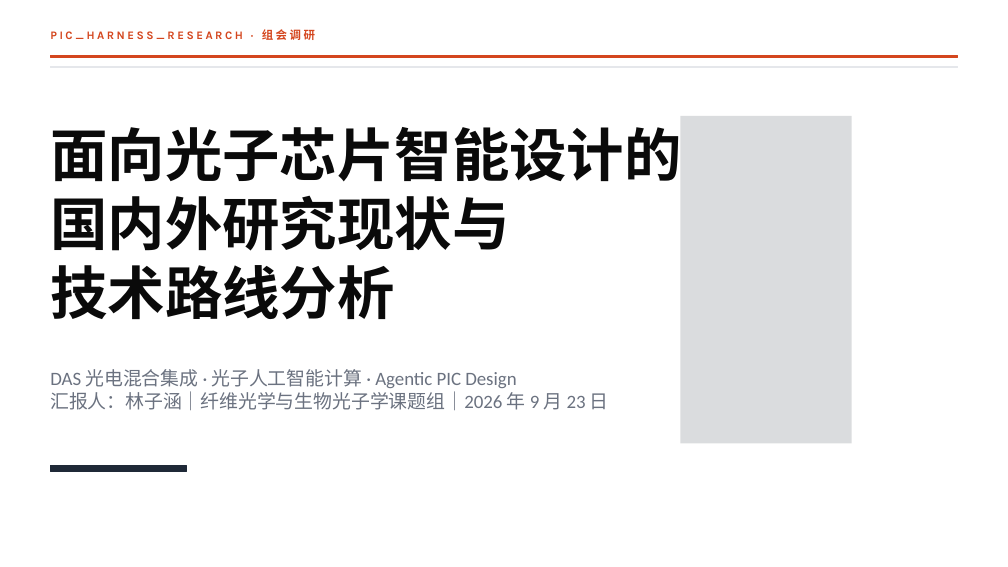
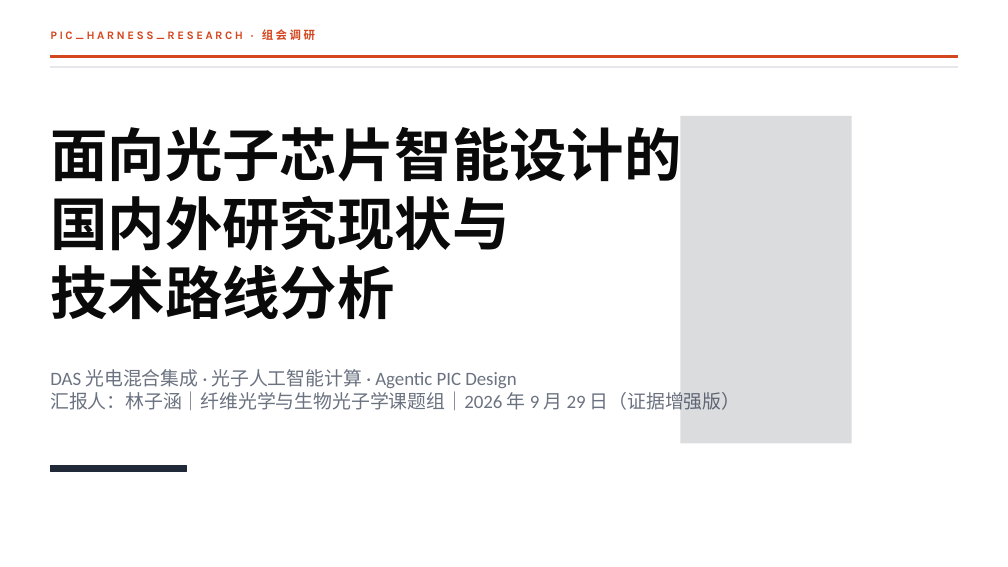
Before and after one commit to LlewynDavis/PIC_Harness_Research, a slide deck: slide 1 of presentations/task-010-group-meeting-rebuild/PIC_Harness_Research_首次组会调研_20页.pptx. Drawn at 1008x567 pixels with LibreOffice and Linux fonts; fonts in the diff are those of the drawing. Boxes give left, top, right and bottom in pixels: in the first picture for what was removed or moved away, otherwise in the second. Text is boxed around its words. In the diff, an @@ line names an element or a change of style, - is before the commit and + after.

```diff
--- a/presentations/task-010-group-meeting-rebuild/PIC_Harness_Research_首次组会调研_20页.pptx
+++ b/presentations/task-010-group-meeting-rebuild/PIC_Harness_Research_首次组会调研_20页.pptx
@@ text at box(50, 391, 740, 410): text changed @@
-汇报人：林子涵｜纤维光学与生物光子学课题组｜2026 年 9 月 23 日
+汇报人：林子涵｜纤维光学与生物光子学课题组｜2026 年 9 月 29 日（证据增强版）
```
Also in this commit, not shown: 6 other slides changed, 3 slides added, 3 slides removed, 27 other files.
